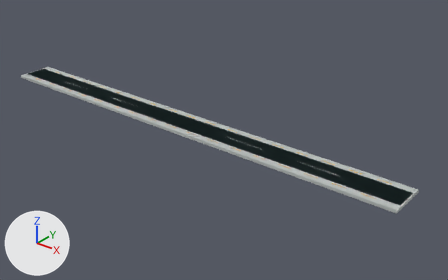
The glTF model public/models/digital-twin/fab1-corridor-l1.glb, before and after one commit.
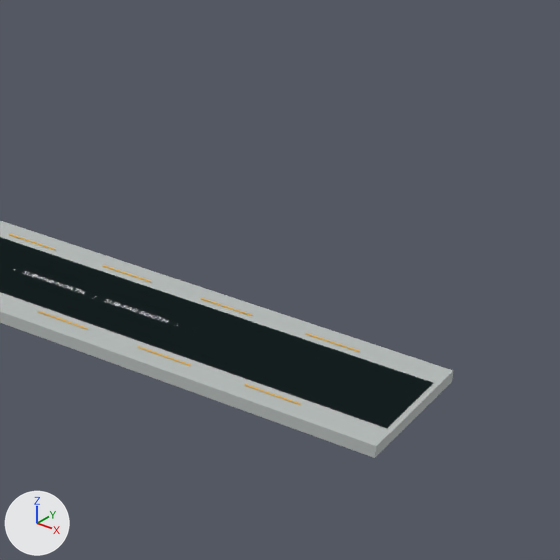
The first picture shows the older version from a 50 mm lens placed at (29.1, -31.3, 19.1), pointed at (3.4, 1.0, -0.9). The close-ups show the older and then the newer version on the part from 66% to 100% of the width and 31% to 86% of the height of that picture. Only the edits that show in the close-ups are written down. The lights are fixed; the arrows at lower left show +X, +Y and +Z. Where no turn or scale is listed for an object, it has been applied to the vertices. Vertices at exactly the same position are counted once.

Names of what the first close-up shows: 'FAB1_Corridor_L1_Floor', 'FAB1_L1_Direction_12', 'FAB1_L1_Path' and 7 more.
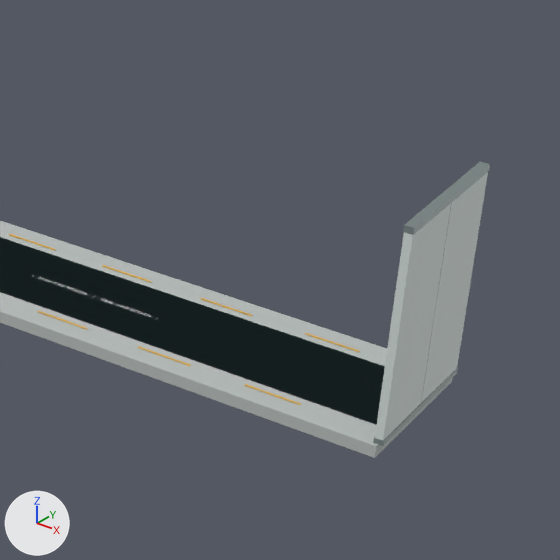
What differs and where, as boxes [x1, y1, x2, y2] in the close-ups (560 x 560 px):
'FAB1_Corridor_L1_EndWall', added: after [373, 162, 490, 446]
    faces in mat_fab_wall (light grey #d5dedb): [375, 172, 488, 440]
    faces in mat_fab_trim (grey #83908f): [373, 162, 490, 446]
'FAB1_L1_Direction_12', reshaped (23% narrower, 22% shorter): before [14, 269, 178, 326]; after [32, 275, 158, 319]
part 1 of me_fab1_l1_direction_12, reshaped: before [32, 274, 144, 314]; after [32, 275, 142, 314]

What the commit changed:
Material 'FAB_Trim' (mat_fab_trim) is new.
Its base color is (0.227, 0.279, 0.275) (grey #83908f).
Its metallic is 0.3.
Its roughness is 0.45.
Material 'FAB_Wall' (mat_fab_wall) is new.
Its base color is (0.665, 0.73, 0.708) (light grey #d5dedb).
Its roughness is 0.65.
me_fab1_l1_direction_12 is used by ob_fab1_l1_direction_12; location (12.0, -0.08, 0.02).
me_fab1_l1_direction_12 had 395 vertices, 367 faces and spanned x -1.67..1.67, y -0.04..0.12, z 0.0.
me_fab1_l1_direction_12 now has 836 vertices, 829 faces and spans x -1.28..1.28, y -0.03..0.11, z 0.0.
me_fab1_l1_direction_12 part 1: 24 vertices moved within x -1.03..0.95, y 0.0..0.09, z 0.0; 213 vertices removed from x -1.27..0.99, y 0.0..0.12, z 0.0; 660 vertices added at x -1.28..0.97, y -0.03..0.11, z 0.0.
Other edits to the shape of me_fab1_l1_direction_12 do not show in these pictures.
Mesh me_fab1_corridor_l1_endwall is new.
It has 32 vertices, 60 faces and spans x -0.08..0.08, y -1.44..1.44, z -1.92..1.92.
Faces by material slot: [12, 48].
It uses material mat_fab_wall (light grey #d5dedb).
It uses material mat_fab_trim (grey #83908f).
Object 'FAB1_Corridor_L1_EndWall' (ob_fab1_corridor_l1_endwall) is new; it shows me_fab1_corridor_l1_endwall.
Its location is (18.0, 0.0, 1.92).
